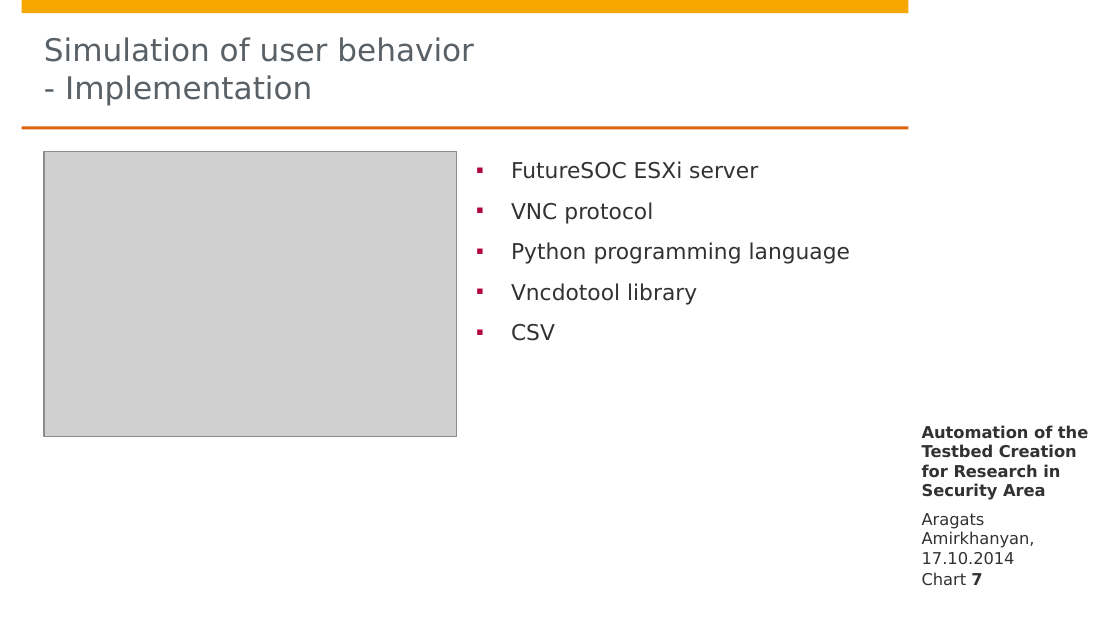
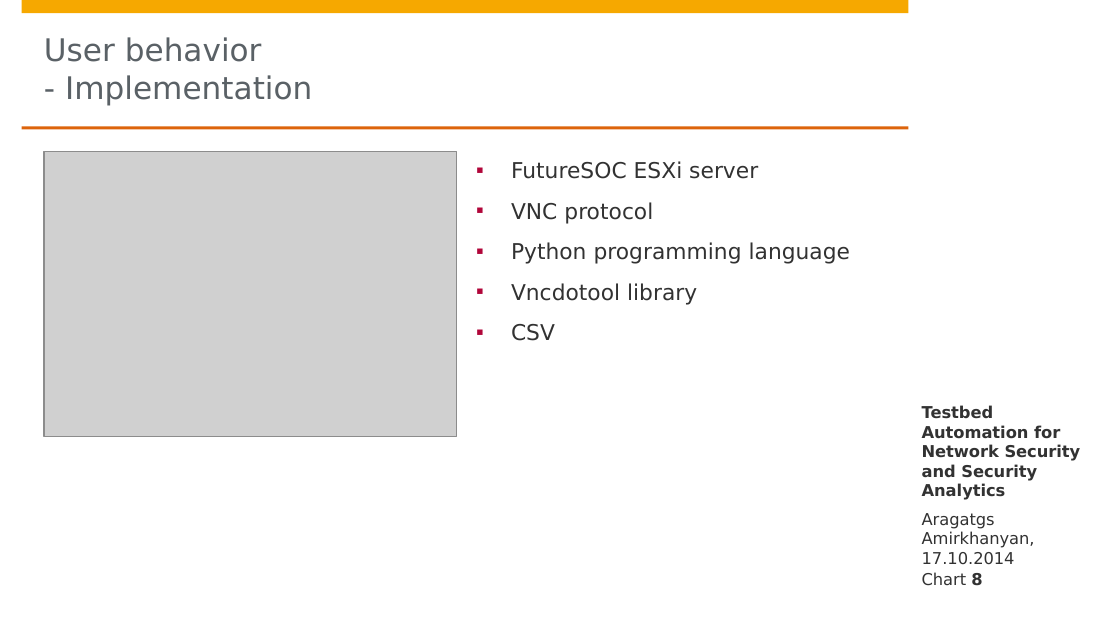
Before and after one commit to aragats/HPI, a slide deck: slide 8 of Research School/Retreat/Fall 2014/retreat draft 4/Aragats_Amirkhanyan_Fall_Retreat_2014.pptx (slide 7 before the commit). Drawn at 1120x630 pixels with LibreOffice and Linux fonts; fonts in the diff are those of the drawing; grey boxes stand for pictures; background and template pictures are left out. Boxes give left, top, right and bottom in pixels: in the first picture for what was removed or moved away, otherwise in the second. Text is boxed around its words. In the diff, an @@ line names an element or a change of style, - is before the commit and + after.

```diff
--- a/Research School/Retreat/Fall 2014/retreat draft 4/Aragats_Amirkhanyan_Fall_Retreat_2014.pptx
+++ b/Research School/Retreat/Fall 2014/retreat draft 4/Aragats_Amirkhanyan_Fall_Retreat_2014.pptx
@@ title at [44, 37, 312, 105]: text changed @@
-Simulation of user behavior
-- Implementation
+User behavior
+- Implementation
@@ text at [922, 405, 1081, 500]: text changed @@
-Automation of the Testbed Creation for Research in Security Area
+Testbed Automation for Network Security and Security Analytics
@@ text at [922, 513, 1035, 565]: text changed @@
-Aragats Amirkhanyan, 17.10.2014
+Aragatgs Amirkhanyan, 17.10.2014
@@ page number at [922, 572, 982, 586]: text changed @@
-Chart 7
+Chart 8
```
Also in this commit, not shown: 13 other slides changed, 4 slides removed, 3 other files.
